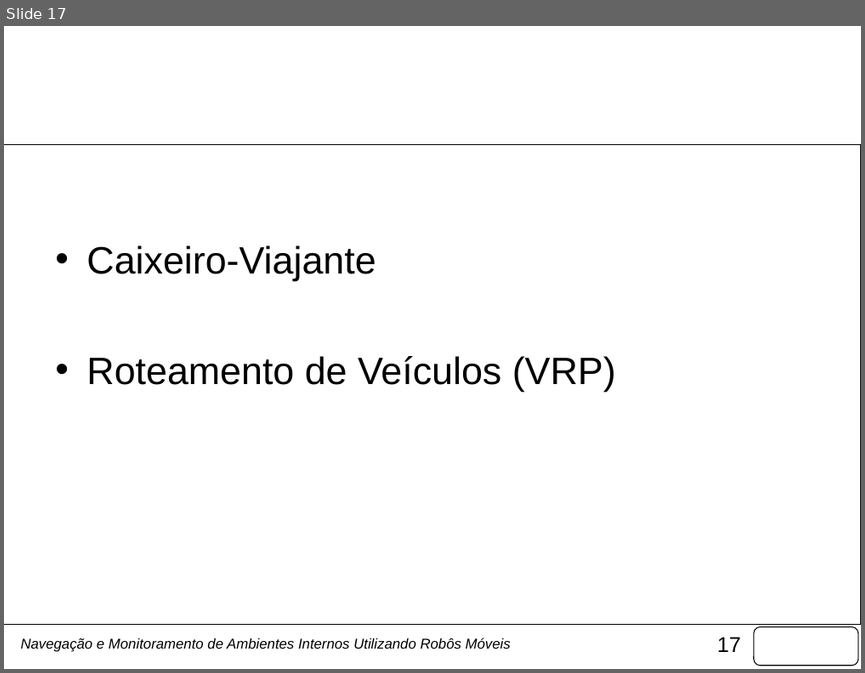
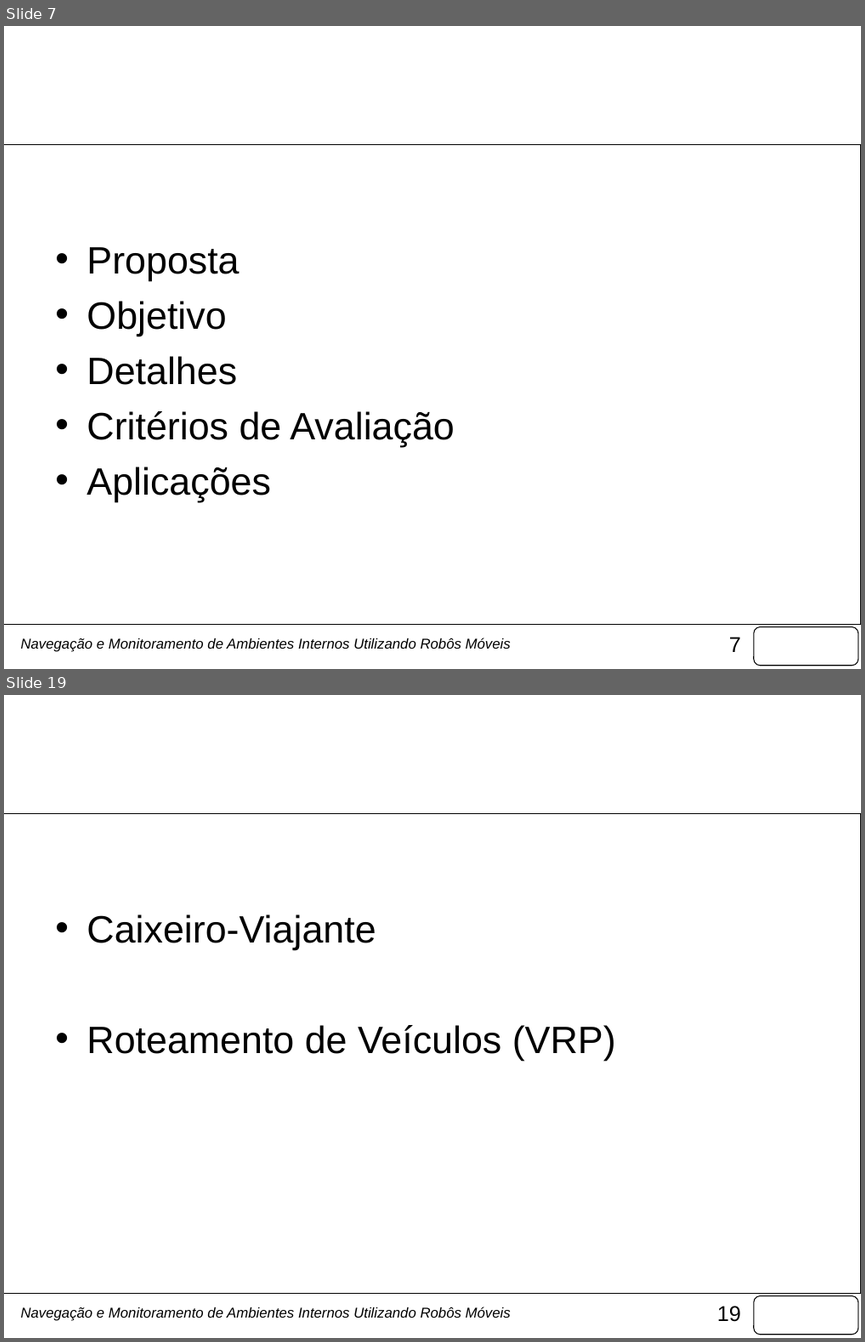
Before and after one commit to fongoses/robo2, a slide deck: documentos/Apresentação Março.pptx. Shown one above the other, each under a label of ours: slide 17 before the commit, slides 7 and 19 after it; the slides between them are not shown. The pictures are 865x673 and 865x1342 pixels, drawn with LibreOffice and Linux fonts; fonts in the diff are those of the drawing; background and template pictures are left out. Boxes give left, top, right and bottom in pixels: in the first picture for what was removed or moved away, otherwise in the second. Text is boxed around its words. In the diff, an @@ line names an element or a change of style, - is before the commit and + after.

```diff
--- a/documentos/Apresentação Março.pptx
+++ b/documentos/Apresentação Março.pptx
@@ slide 7 added at (4, 26, 861, 669), background picture (left out); not listed: 3 template elements that a slide beside it also shows @@
@@ title added at (46, 52, 817, 158), 44 pt, text #FFFFFF @@
+Projeto
@@ text added at (86, 247, 454, 502), 32 pt, text #000000 @@
+• Proposta
+• Objetivo
+• Detalhes
+• Critérios de Avaliação
+• Aplicações
@@ text added at (21, 637, 511, 652), 12 pt, text #000000, italic @@
+Navegação e Monitoramento de Ambientes Internos Utilizando Robôs Móveis
@@ what was slide 17 is now slide 19 @@
@@ page number at (717, 1305, 741, 1321): text changed @@
-17
+19
```
Also in this commit, not shown: 36 slides changed, 4 other slides added, 1 other file.
